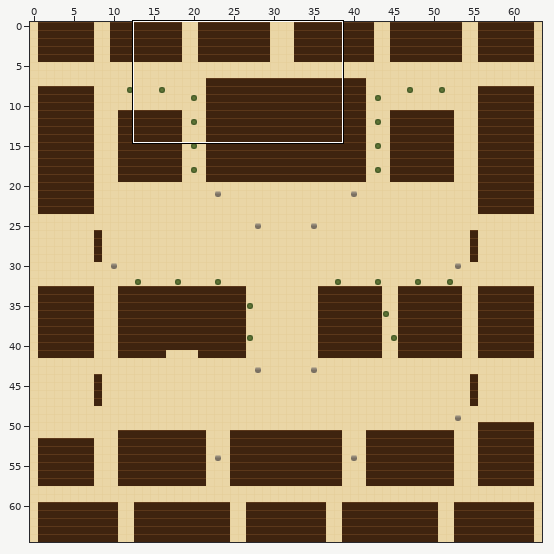
One commit to this Tiled map (JSON): maps/city.tmj. The picture above shows the old version from afar; the outline marks the close-up.
Close-up. Before:
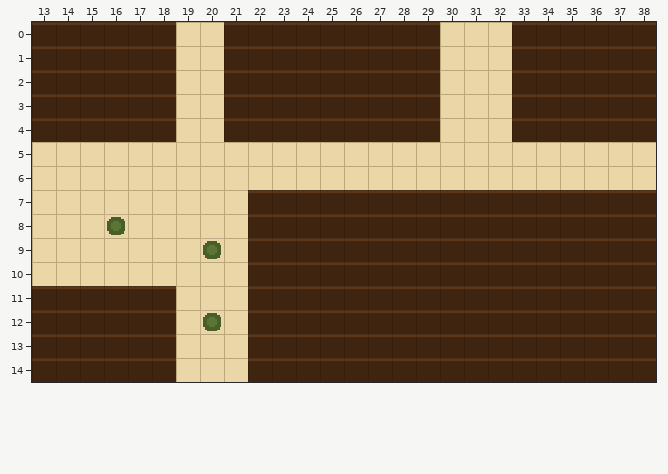
Cells are 16x16 px. Shown: x 13..38, y 0..14. The commit also changed other parts of the map, which this record leaves out.
And afterwards:
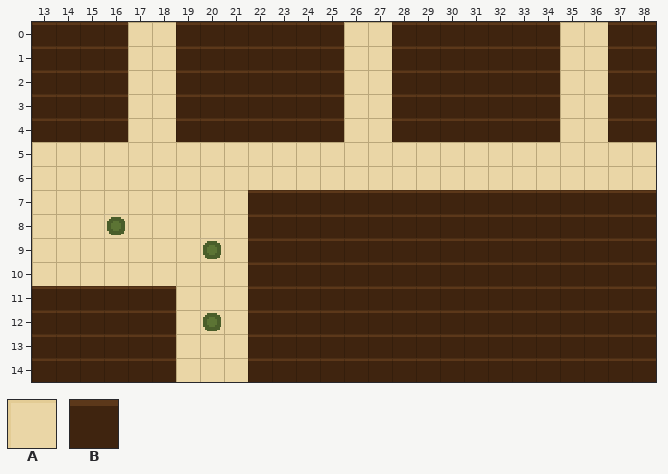
Key: from "draft": A 0, B 1.
_ is an empty cell.
The exact change:
Layer "ground":
The author changed tile B to tile A in rows 0 to 4 at x 17 to 18, 26 to 27 and 35 to 36.
The author changed tile A to tile B in rows 0 to 4 at x 19 to 20 and 30 to 32.
Changed places in both close-ups, as pixel boxes (x1, y1, x2, y2):
changed: (128, 22, 224, 142)
changed: (344, 22, 392, 142)
changed: (440, 22, 512, 142)
changed: (560, 22, 608, 142)
